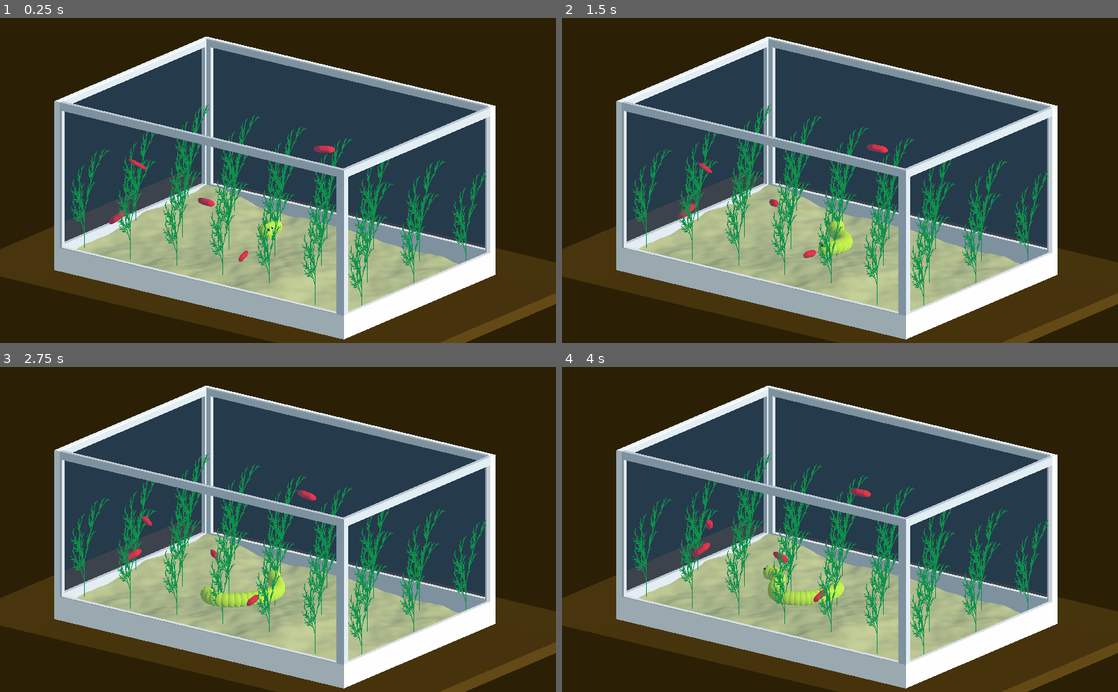
Above: before the commit, frames 1-4 (two rows, left to right).
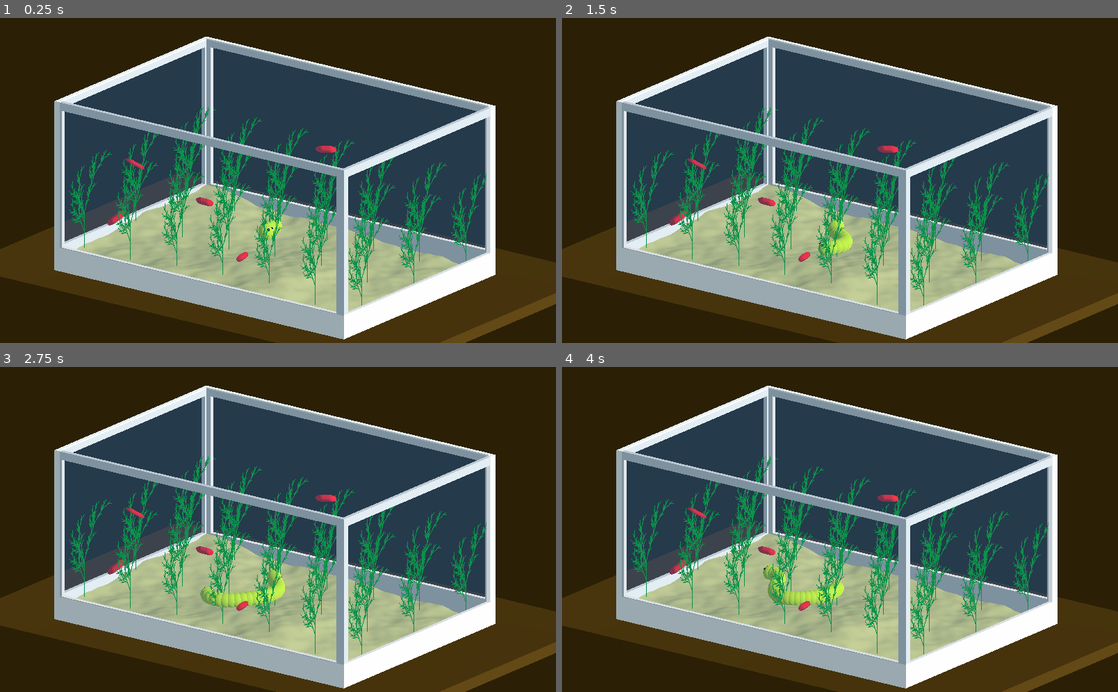
Above: after the commit, the same moments.

Repository: aidan-middleton/Fish-Tank-Game-With-Eel
Game: Godot game, scene res://Scenes/main.tscn
Same seed, same stepped clock (60 frames per second), same inputs: the game is played once before the commit and once after it.
Inputs (mouse positions are in pixels of both pictures, inside the frame that each line leads up to):
- Up to frame 1 (0.25 s): no input
- Up to frame 2 (1.5 s): tap Enter at 0.5 s; move the mouse to (962, 164) at 0.52 s; hold D 0.53-1.25 s; tap Q at 0.6 s; click (962, 164) at 0.67 s; drag from (728, 196) to (812, 245) at 1.27 s
- Up to frame 3 (2.75 s): move the mouse to (333, 458) at 2.02 s; hold D from 2.03 s (still down); tap Q at 2.1 s
- Up to frame 4 (4 s): release D at 2.75 s; drag from (812, 594) to (673, 480) at 2.77 s; move the mouse to (1006, 578) at 3.52 s; hold A from 3.53 s (still down); tap Q at 3.6 s

The runs differ from the first frame. In frame 1, 4.2% of the frame differs, in the area x 12-88%, y 26-86%; in frame 2, 4.5%; in frame 3, 4.5%; in frame 4, 4.6%.

Commit message:
qwedasdasd

Diff:
--- a/project/Scenes/Fish.tscn
+++ b/project/Scenes/Fish.tscn
@@ -1,6 +1,5 @@
-[gd_scene load_steps=5 format=2]
+[gd_scene load_steps=4 format=2]
 
-[ext_resource path="res://Scripts/Fish.gd" type="Script" id=1]
 [ext_resource path="res://Materials/Fish_Skin.tres" type="Material" id=2]
 
 [sub_resource type="SphereShape" id=1]
@@ -9,7 +8,6 @@
 
 [node name="KinematicBody" type="KinematicBody"]
 transform = Transform( 0.5, 0, 0, 0, 1, 0, 0, 0, 2, 0, 0, 0 )
-script = ExtResource( 1 )
 
 [node name="CollisionShape" type="CollisionShape" parent="."]
 shape = SubResource( 1 )
--- a/project/Scenes/testing.tscn
+++ b/project/Scenes/testing.tscn
@@ -1,10 +1,7 @@
-[gd_scene load_steps=5 format=2]
+[gd_scene load_steps=3 format=2]
 
 [ext_resource path="res://Scenes/plants/kelp.tscn" type="PackedScene" id=1]
-[ext_resource path="res://Materials/table.tres" type="Material" id=2]
 [ext_resource path="res://Scripts/freecamera.gd" type="Script" id=3]
-
-[sub_resource type="CubeMesh" id=1]
 
 [node name="Spatial" type="Spatial"]
 
@@ -13,31 +10,3 @@
 script = ExtResource( 3 )
 
 [node name="Kelp" parent="." instance=ExtResource( 1 )]
-
-[node name="CSGMesh" type="CSGMesh" parent="."]
-mesh = SubResource( 1 )
-material = ExtResource( 2 )
-
-[node name="Kelp2" parent="." instance=ExtResource( 1 )]
-transform = Transform( 1, 0, 0, 0, 1, 0, 0, 0, 1, 0, 0, 3 )
-
-[node name="CSGMesh2" type="CSGMesh" parent="."]
-transform = Transform( 1, 0, 0, 0, 1, 0, 0, 0, 1, 0, 0, 3 )
-mesh = SubResource( 1 )
-material = ExtResource( 2 )
-
-[node name="Kelp3" parent="." instance=ExtResource( 1 )]
-transform = Transform( 1, 0, 0, 0, 1, 0, 0, 0, 1, 1.5, 0, 0 )
-
-[node name="CSGMesh3" type="CSGMesh" parent="."]
-transform = Transform( 1, 0, 0, 0, 1, 0, 0, 0, 1, 3, 0, 0 )
-mesh = SubResource( 1 )
-material = ExtResource( 2 )
-
-[node name="Kelp4" parent="." instance=ExtResource( 1 )]
-transform = Transform( 1, 0, 0, 0, 1, 0, 0, 0, 1, 3, 0, 0 )
-
-[node name="CSGMesh4" type="CSGMesh" parent="."]
-transform = Transform( 1, 0, 0, 0, 1, 0, 0, 0, 1, 6, 0, 0 )
-mesh = SubResource( 1 )
-material = ExtResource( 2 )
--- a/project/Scripts/plants/Grammars.gd
+++ b/project/Scripts/plants/Grammars.gd
@@ -42,27 +42,3 @@
 			"X" : "F+[[X]-X]-F[-FX]+X",
 			"F" : "FF"
 		}
-
-class Kelp extends Grammar:
-	func _init():
-		self.axiom = "^^X"
-		self.angle = 22
-		self.rules = {
-			"F" : "FF",
-			"X" : "F+[[X]-X]-F[-FX]+X",
-		}
-class SeaWeed extends Grammar:
-	func _init():
-		self.axiom = "F"
-		self.angle = 22
-		self.rules = {
-			"F" : "FF-[&F^F^F]+[^F&F&F]>[^F^F&F]",
-		}
-
-class Simple extends Grammar:
-	func _init():
-		self.axiom = "F"
-		self.angle = 25
-		self.rules = {
-			"F" : "FF",
-		}
--- a/project/Scripts/plants/LSystem3D.gd
+++ b/project/Scripts/plants/LSystem3D.gd
@@ -8,7 +8,7 @@
 func _ready():
 	var start_position = global_transform.origin
 	length *= length * pow(0.7, iterations)
-	var grammar = Grammars.Kelp.new()
+	var grammar = Grammars.Fern.new()
 	var angle = grammar.get_angle()
 	var sentence = gen_string(iterations, grammar)
 	turtle(start_position, length, grammar, sentence, angle)
